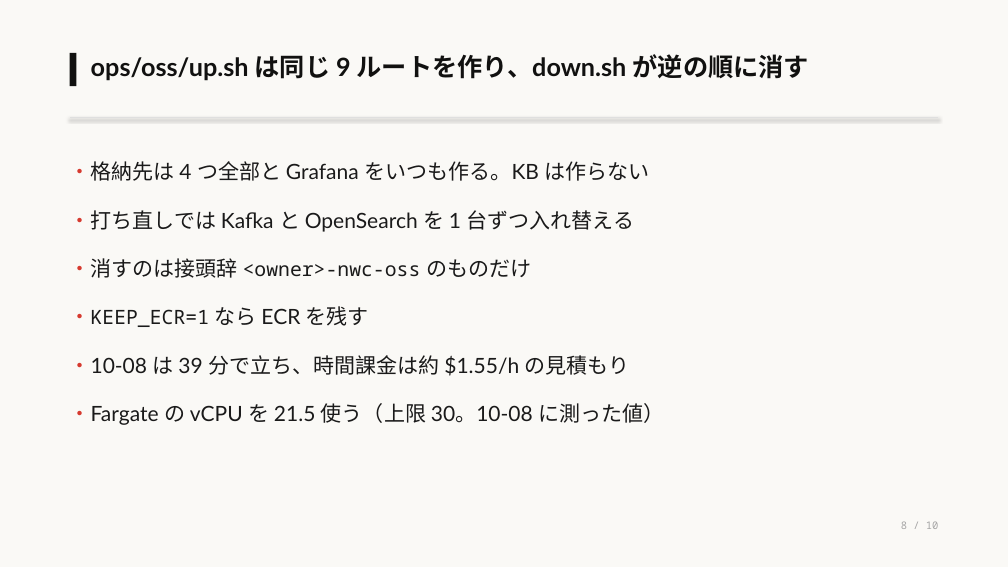
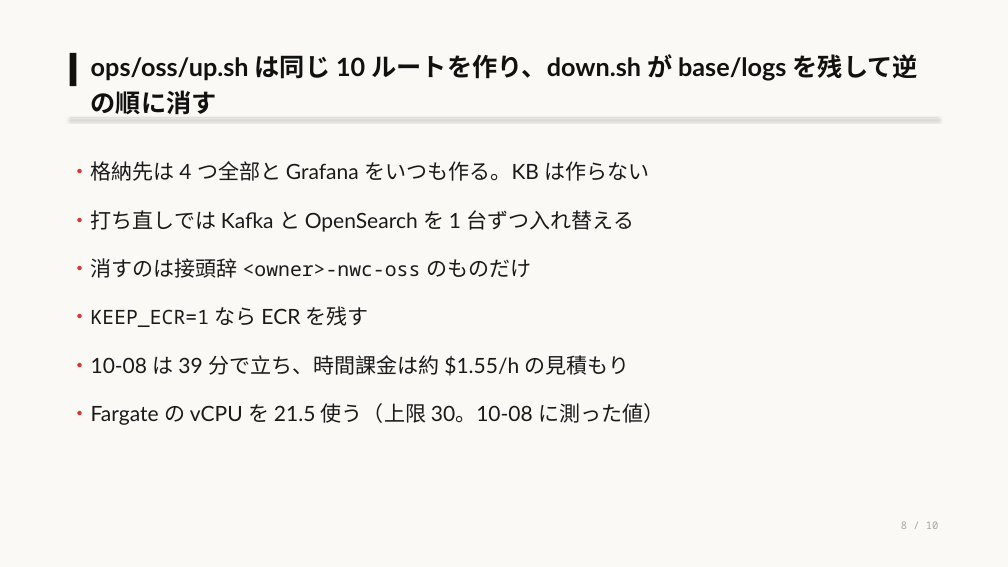
Before and after one commit to eddie-eights/nwc-poc, a slide deck: slide 8 of docs/architecture-oss.pptx. Drawn at 1008x567 pixels with LibreOffice and Linux fonts; fonts in the diff are those of the drawing. Boxes give left, top, right and bottom in pixels: in the first picture for what was removed or moved away, otherwise in the second. Text is boxed around its words. In the diff, an @@ line names an element or a change of style, - is before the commit and + after.

```diff
--- a/docs/architecture-oss.pptx
+++ b/docs/architecture-oss.pptx
@@ text at <box>91,54,918,115</box>: text changed @@
-ops/oss/up.sh は同じ 9 ルートを作り、down.sh が逆の順に消す
+ops/oss/up.sh は同じ 10 ルートを作り、down.sh が base/logs を残して逆の順に消す
```
Also in this commit, not shown: 1 other slide changed, 12 other files.
